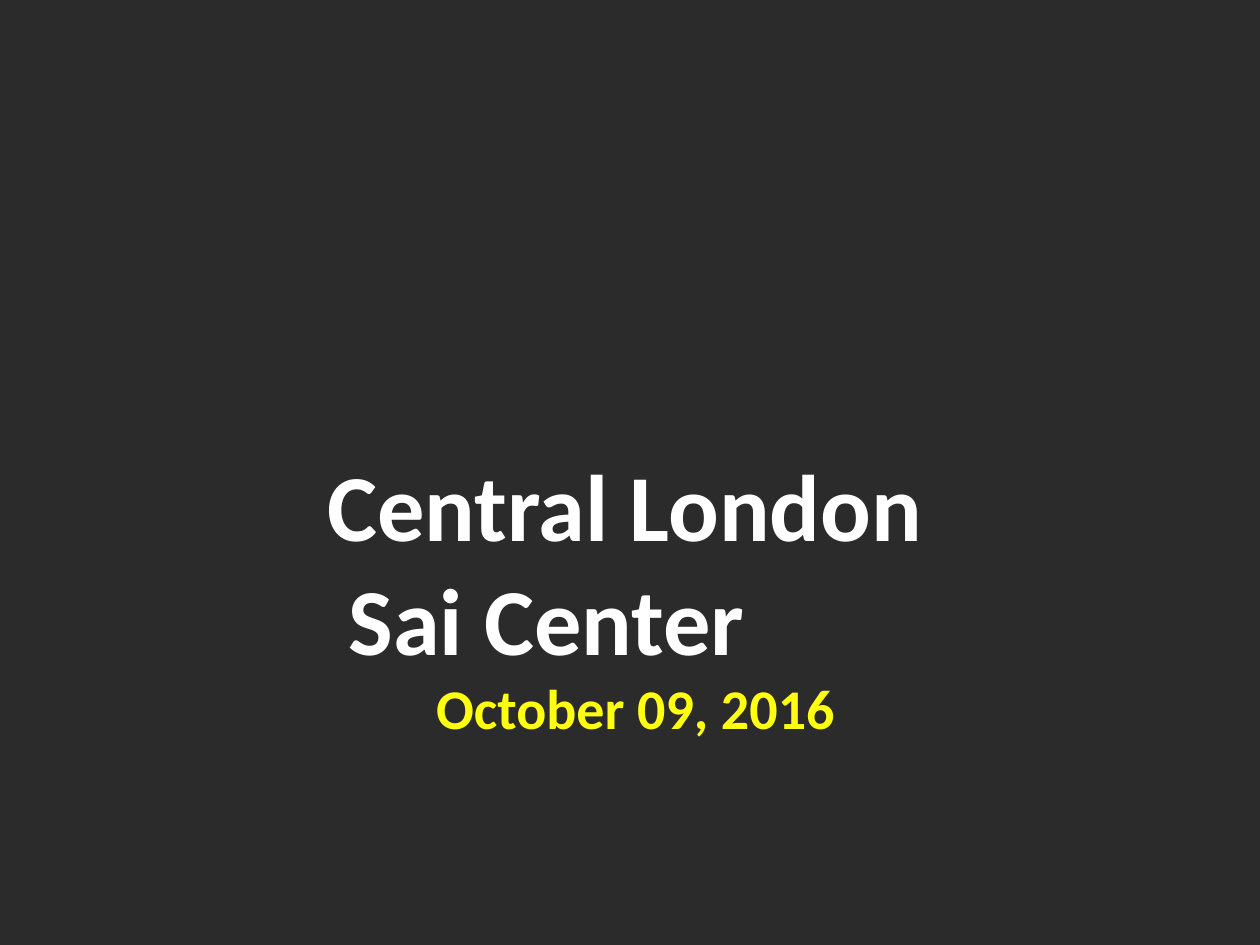
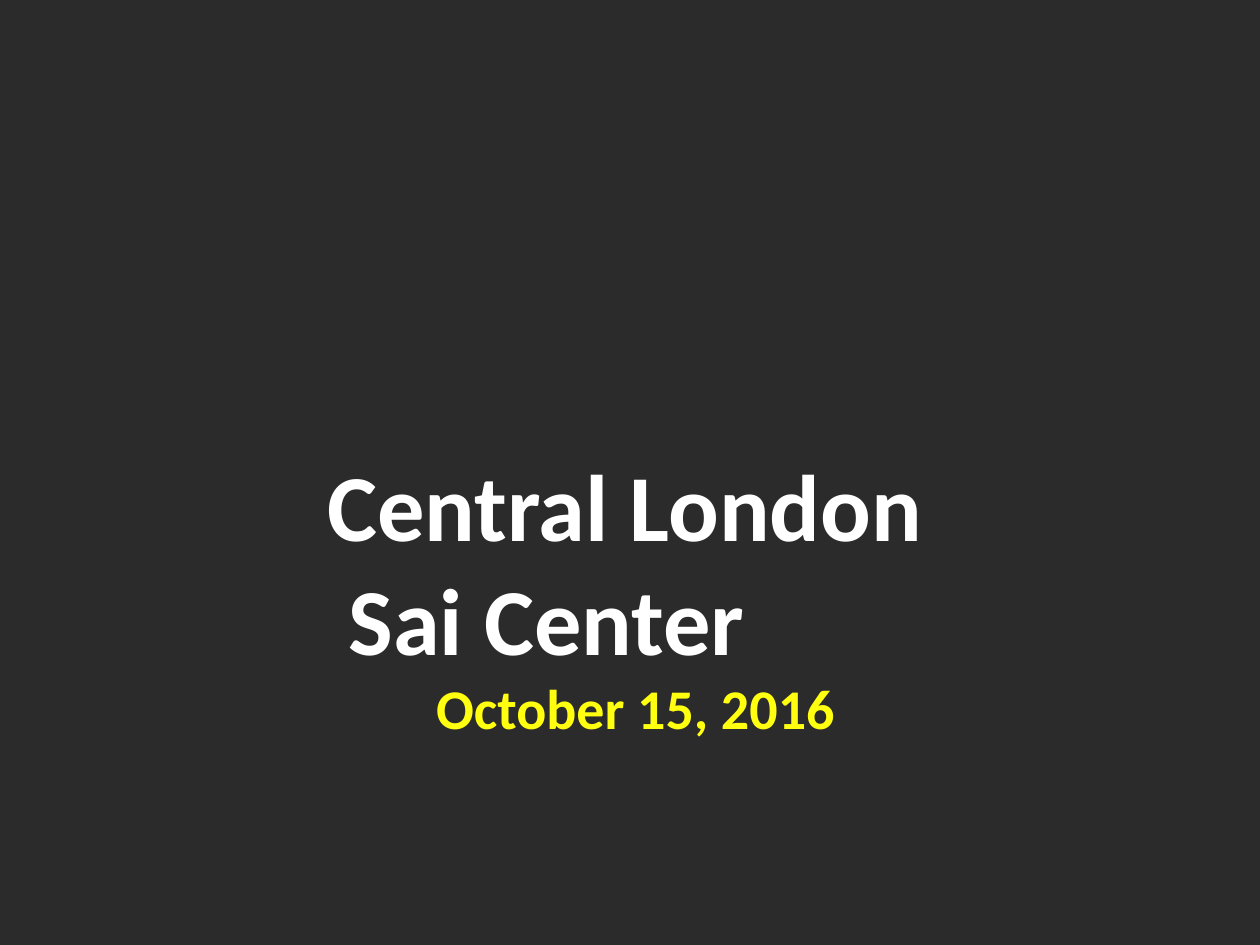
Before and after one commit to riteshreddyr/bhajanpresentationmaker, a slide deck: slide 1 of generated_ppts/bhajans.pptx. Drawn at 1260x945 pixels with LibreOffice and Linux fonts; fonts in the diff are those of the drawing; background and template pictures are left out; a plain dark background stands for a picture behind light text. Boxes give left, top, right and bottom in pixels: in the first picture for what was removed or moved away, otherwise in the second. Text is boxed around its words. In the diff, an @@ line names an element or a change of style, - is before the commit and + after.

```diff
--- a/generated_ppts/bhajans.pptx
+++ b/generated_ppts/bhajans.pptx
@@ text at box(327, 474, 922, 737): text changed @@
-Central London
-Sai Center
-October 09, 2016
+Central London
+Sai Center
+October 15, 2016
```
Also in this commit, not shown: 2 slides added, 12 slides removed, 16 other files.
